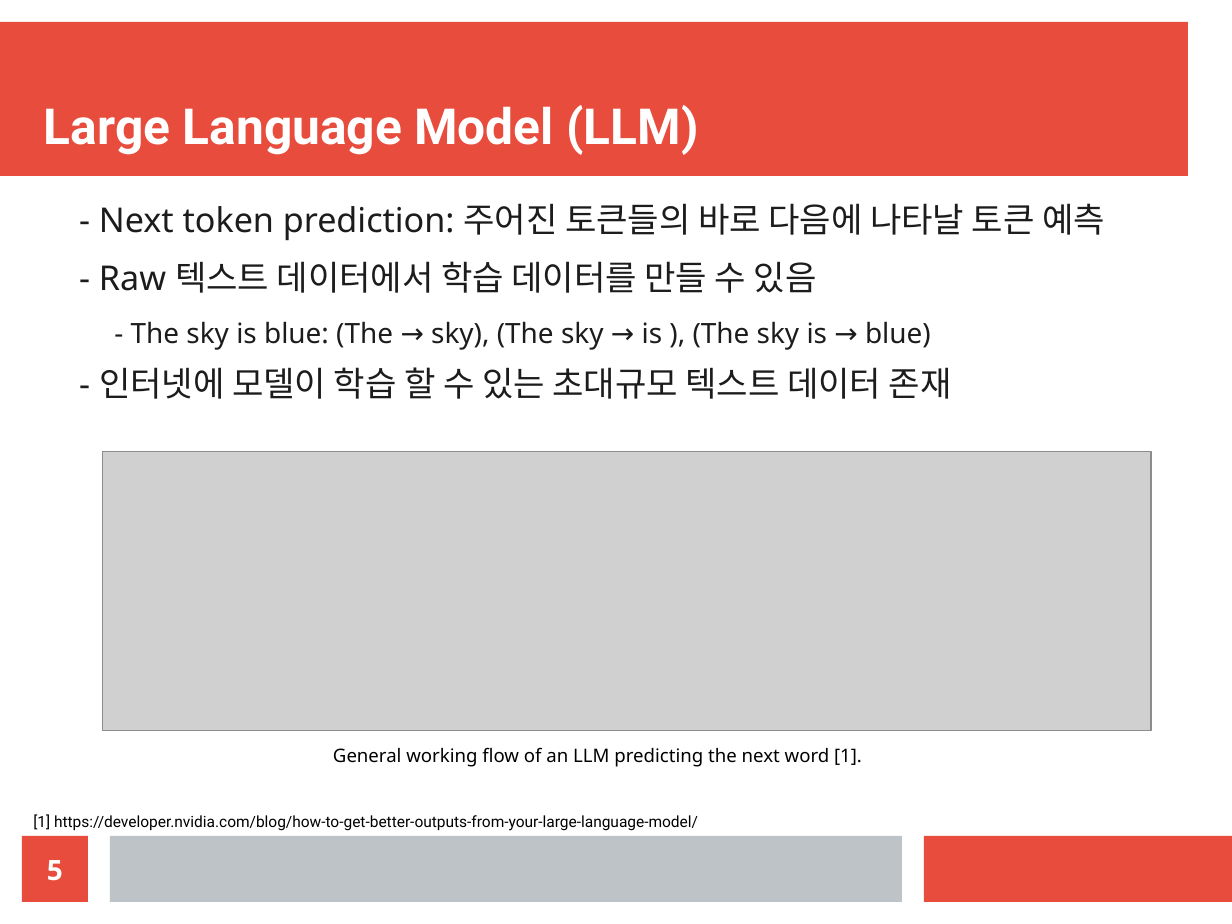
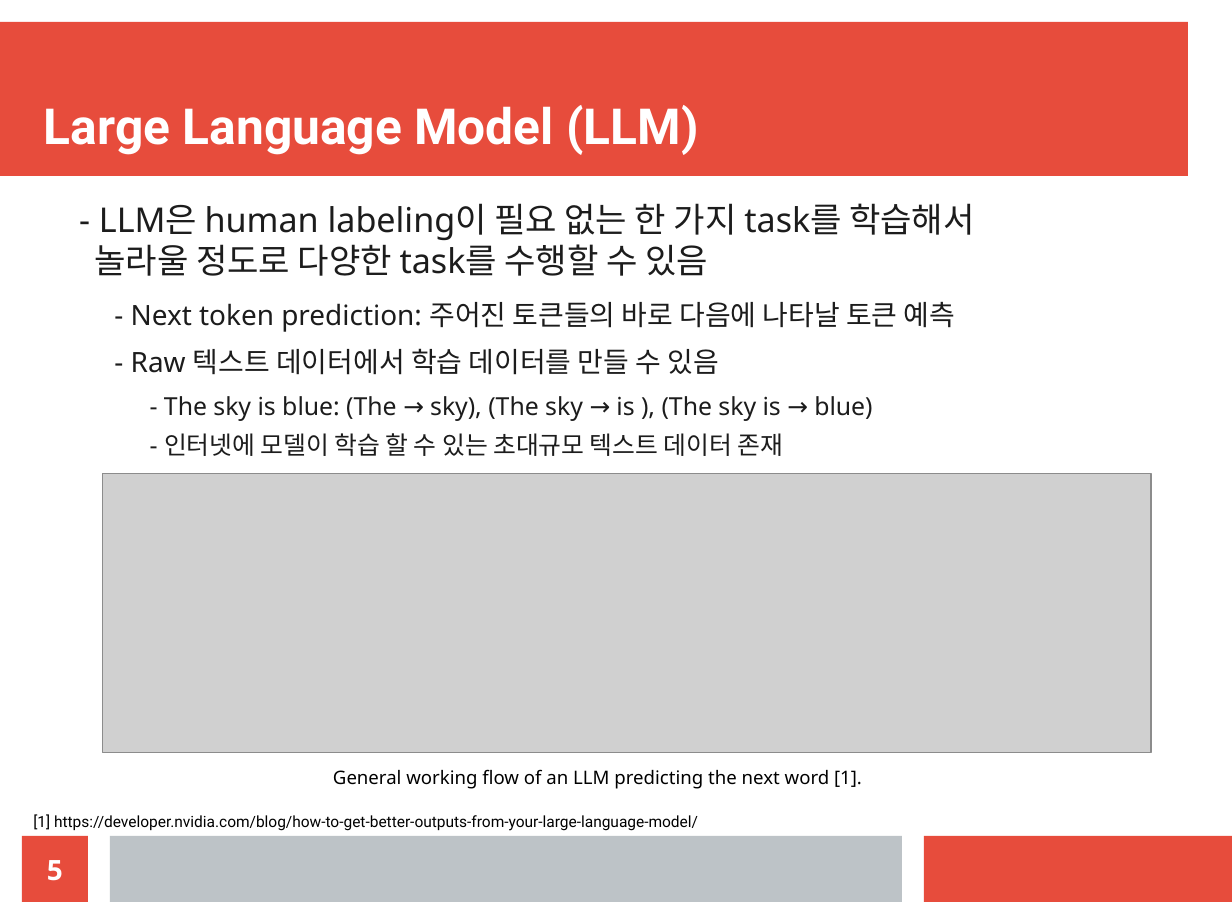
Before and after one commit to gmgu/LLMOps, a slide deck: slide 5 of slide/slide.odp. Drawn at 1232x924 pixels with LibreOffice and Linux fonts; fonts in the diff are those of the drawing; grey boxes stand for pictures. Boxes give left, top, right and bottom in pixels: in the first picture for what was removed or moved away, otherwise in the second. Text is boxed around its words. In the diff, an @@ line names an element or a change of style, - is before the commit and + after.

```diff
--- a/slide/slide.odp
+++ b/slide/slide.odp
@@ text at bbox=[94, 203, 974, 276]: paragraph added @@
+  - LLM은 human labeling이 필요 없는 한 가지 task를 학습해서
+  놀라울 정도로 다양한 task를 수행할 수 있음
@@ text at bbox=[131, 302, 955, 456]: size 22 to 18 pt in "- Next token prediction: 주어진 토큰들의 바로 ...", "- Raw 텍스트 데이터에서 학습 데이터를 만들 ..."; size 18 to 16 pt in "- The sky is blue: (The → ..."; size 22 to 16 pt in "- 인터넷에 모델이 학습 할 수 있는 ..."; list level 2 to 3 in "- Next token prediction: 주어진 ..."; list level 2 to 3 in "- Raw 텍스트 데이터에서 학습 ..."; list level 3 to 4 in "- The sky is blue: ..."; list level 2 to 4 in "- 인터넷에 모델이 학습 할 ..." @@
@@ picture: place and size @@
-picture at bbox=[103, 452, 1152, 731]
+picture at bbox=[103, 474, 1152, 754]
@@ text "General working flow of an ...": place and size @@
-text "General working flow of an ..." at bbox=[333, 747, 862, 767]
+text "General working flow of an ..." at bbox=[333, 769, 862, 789]
```
Also in this commit, not shown: 3 other slides changed, 5 slides added, 2 slides removed.
